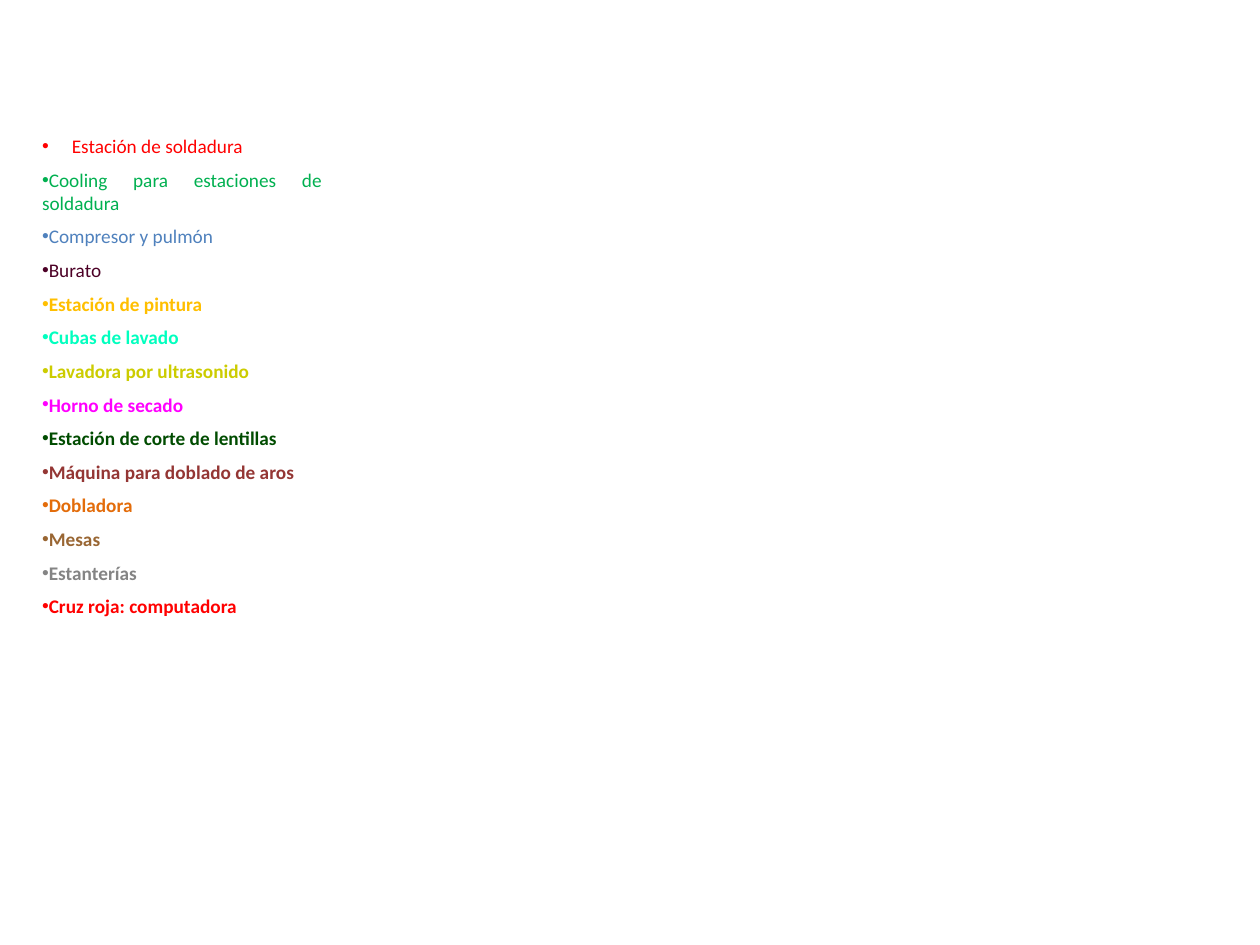
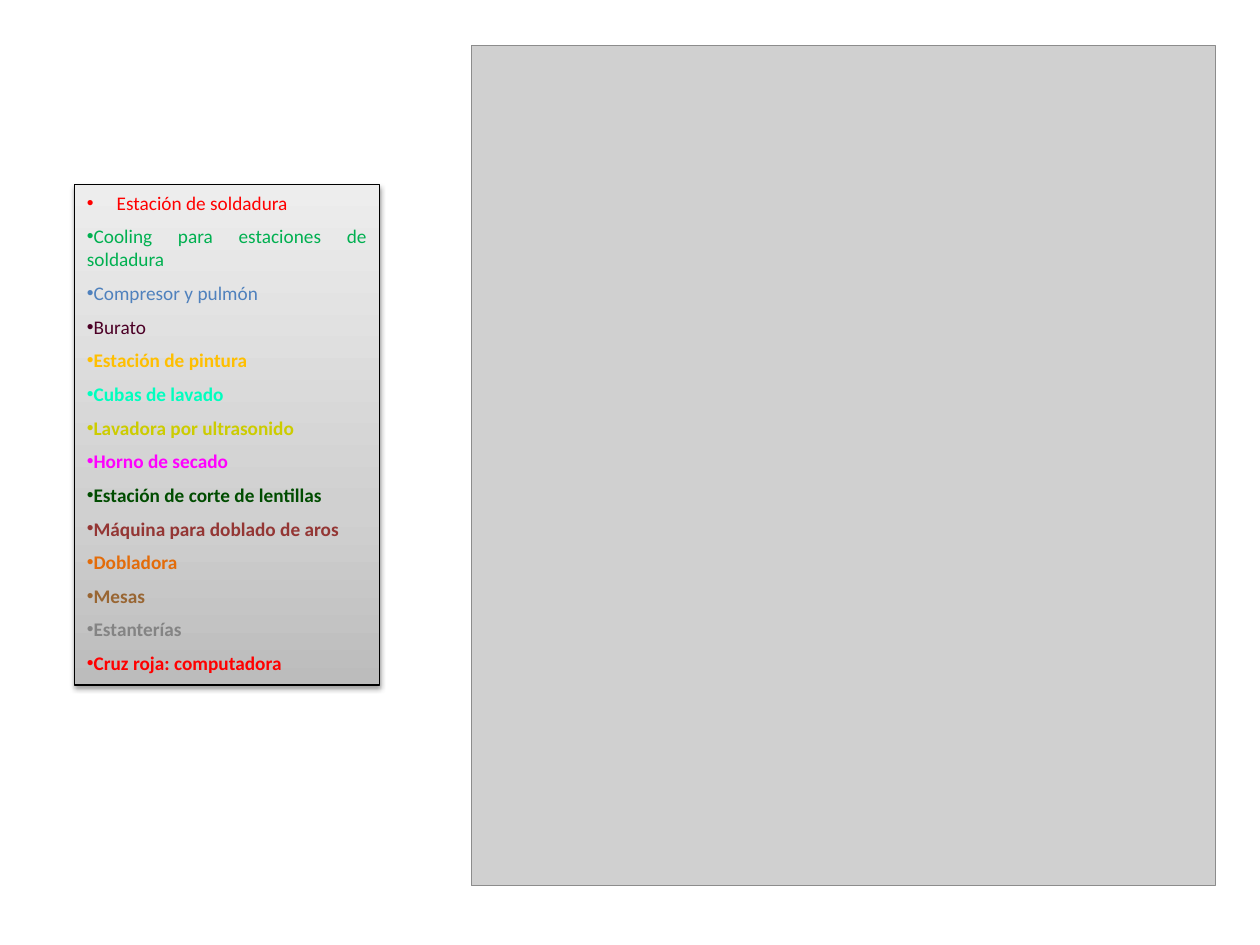
Before and after one commit to raulcareno/fruterio-kiwi-team, a slide deck: slide 13 of Presentaciones/Informe Preliminar.pptx. Drawn at 1260x945 pixels with LibreOffice and Linux fonts; fonts in the diff are those of the drawing; grey boxes stand for pictures; background and template pictures are left out. Boxes give left, top, right and bottom in pixels: in the first picture for what was removed or moved away, otherwise in the second. Text is boxed around its words. In the diff, an @@ line names an element or a change of style, - is before the commit and + after.

```diff
--- a/Presentaciones/Informe Preliminar.pptx
+++ b/Presentaciones/Informe Preliminar.pptx
@@ picture added at (471, 45, 1216, 886) @@
@@ rectangle "Estación de soldadura": place and size @@
-rectangle "Estación de soldadura" at (29, 129, 334, 629)
+rectangle "Estación de soldadura" at (74, 185, 379, 685)
@@ rectangle "Estación de soldadura" at (74, 185, 379, 685): fill #FFFFFF to gradient #BDBDBD to #D1D1D1 to #EEEEEE; outline #FFFFFF 0.75 pt to #000000 0.75 pt; shadow on @@
```
Also in this commit, not shown: 1 other slide changed, 2 other files.
